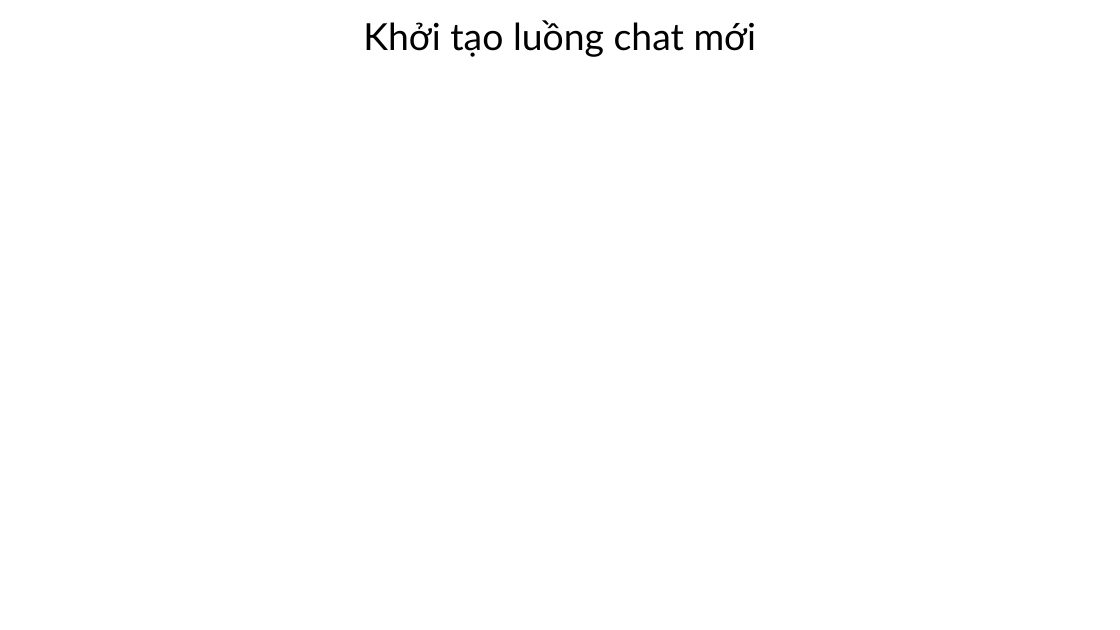
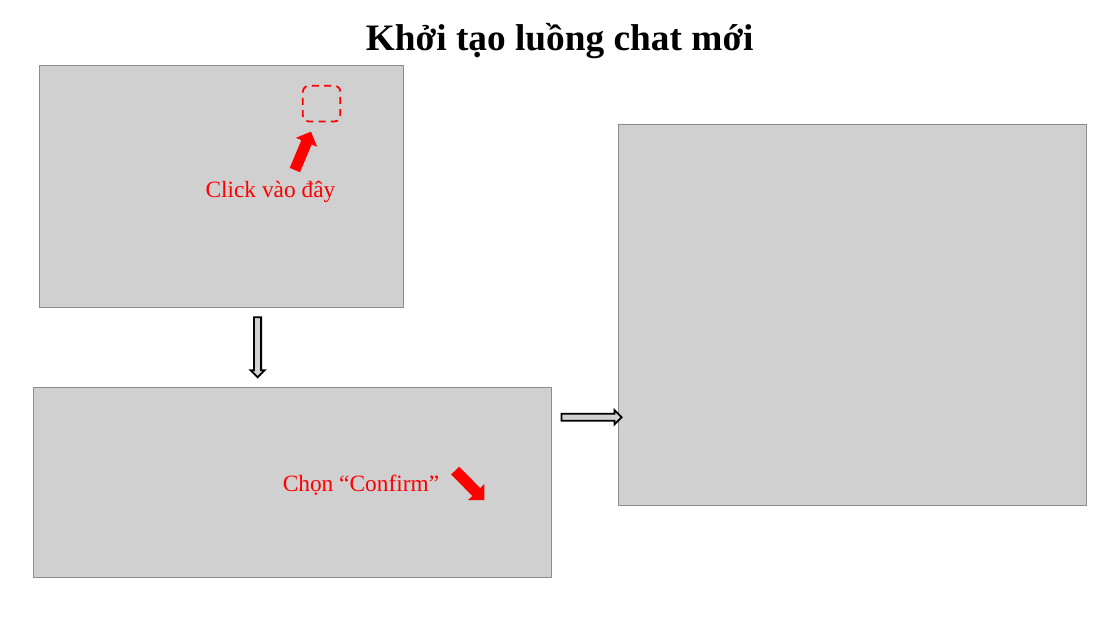
Before and after one commit to ngovanuc/Vietnamese_History_Chatbot, a slide deck: slide 41 of documents/slide bao cao.pptx. Drawn at 1120x630 pixels with LibreOffice and Linux fonts; fonts in the diff are those of the drawing; grey boxes stand for pictures. Boxes give left, top, right and bottom in pixels: in the first picture for what was removed or moved away, otherwise in the second. Text is boxed around its words. In the diff, an @@ line names an element or a change of style, - is before the commit and + after.

```diff
--- a/documents/slide bao cao.pptx
+++ b/documents/slide bao cao.pptx
@@ title "Khởi tạo luồng chat mới" at bbox=[366, 22, 753, 57]: font Lato to Times New Roman, bold on @@
@@ picture added at bbox=[39, 66, 403, 308] @@
@@ rounded rectangle added at bbox=[303, 86, 341, 121], outline #FF0000 1.5 pt dashed @@
@@ right arrow added at bbox=[287, 129, 319, 173], fill #FF0000, outline #FF0000 1.5 pt @@
@@ picture added at bbox=[618, 124, 1087, 507] @@
@@ text added at bbox=[206, 180, 336, 202], 20 pt, text #FF0000 @@
+Click vào đây
@@ down arrow added at bbox=[250, 318, 265, 378], fill #D1D1D1, outline #000000 1.5 pt @@
@@ picture added at bbox=[33, 387, 551, 578] @@
@@ down arrow added at bbox=[562, 410, 622, 425], fill #D1D1D1, outline #000000 1.5 pt @@
@@ text added at bbox=[283, 474, 439, 495], 20 pt, text #FF0000 @@
+Chọn “Confirm”
@@ right arrow added at bbox=[450, 465, 491, 506], fill #FF0000, outline #FF0000 1.5 pt @@
```
Also in this commit, not shown: 37 other slides changed, 4 slides added, 4 slides removed.
